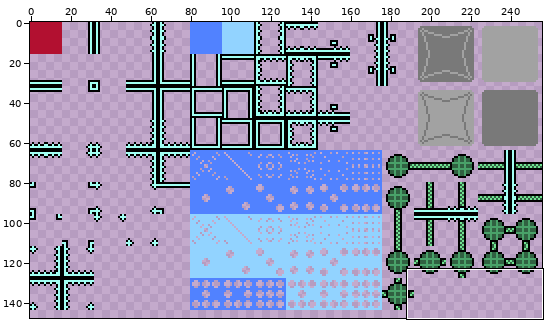
Sprite sheet, stored at Assets/Ready/TileSets/5x_tiles.png. Above, an overview of the earlier version with the close-up marked.
Close-up. Before:
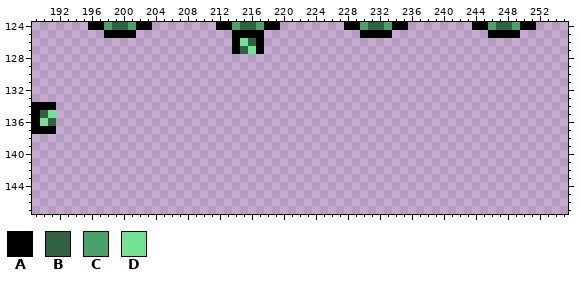
The file is 256x256 pixels. Shown: x 189..255, y 124..147. The wide view leaves out empty margins.
Palette (. is transparent): A #000000  B #306141  C #49a269  D #71e392
Pixels before, first column x 189:
124 .......AACBBCAA........AACBBCAA........AACBBCAA........AACBBCAA
125 .........AAAA............AAAA............AAAA............AAAA..
126 .........................ADBA..................................
127 .........................ABDA..................................
128 ...............................................................
129 ...............................................................
130 ...............................................................
131 ...............................................................
132 ...............................................................
133 ...............................................................
134 AAA............................................................
135 ABD............................................................
136 ADB............................................................
137 AAA............................................................
Now the later version:
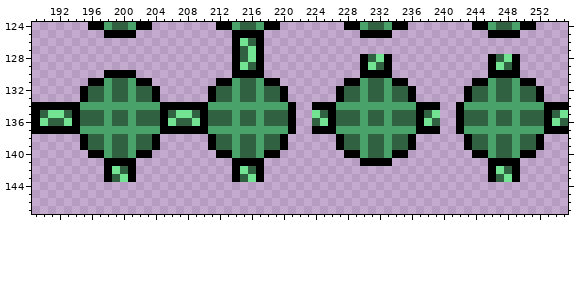
What changed:
Changed rows in their new state; - is an unchanged pixel.
first column x 192:
128 ----------------------ABDA------------ABDA------------ABDA------
129 ----------------------ADBA------------ADBA------------ADBA------
130 ------AAAA------------AAAA------------AAAA------------AAAA------
131 ----AACBBCAA--------AACBBCAA--------AACBBCAA--------AACBBCAA----
132 ---ABBCBBCBBA------ABBCBBCBBA------ABBCBBCBBA------ABBCBBCBBA---
133 ---ABBCBBCBBA------ABBCBBCBBA------ABBCBBCBBA------ABBCBBCBBA---
134 AAACCCCCCCCCCAAAAAACCCCCCCCCCA--AAACCCCCCCCCCAAA--ACCCCCCCCCCAAA
135 DBABBBCBBCBBBABDDBABBBCBBCBBBA--DBABBBCBBCBBBABD--ABBBCBBCBBBABD
136 BDABBBCBBCBBBADBBDABBBCBBCBBBA--BDABBBCBBCBBBADB--ABBBCBBCBBBADB
137 AAACCCCCCCCCCAAAAAACCCCCCCCCCA--AAACCCCCCCCCCAAA--ACCCCCCCCCCAAA
138 ---ABBCBBCBBA------ABBCBBCBBA------ABBCBBCBBA------ABBCBBCBBA---
139 ---ABBCBBCBBA------ABBCBBCBBA------ABBCBBCBBA------ABBCBBCBBA---
140 ----AACBBCAA--------AACBBCAA--------AACBBCAA--------AACBBCAA----
141 ------AAAA------------AAAA------------AAAA------------AAAA------
142 ------ADBA------------ADBA----------------------------ADBA------
143 ------ABDA------------ABDA----------------------------ABDA------
Where, in picture pixels (left, top, right, bottom), the same in both close-ups:
added: (56, 54, 568, 182)
